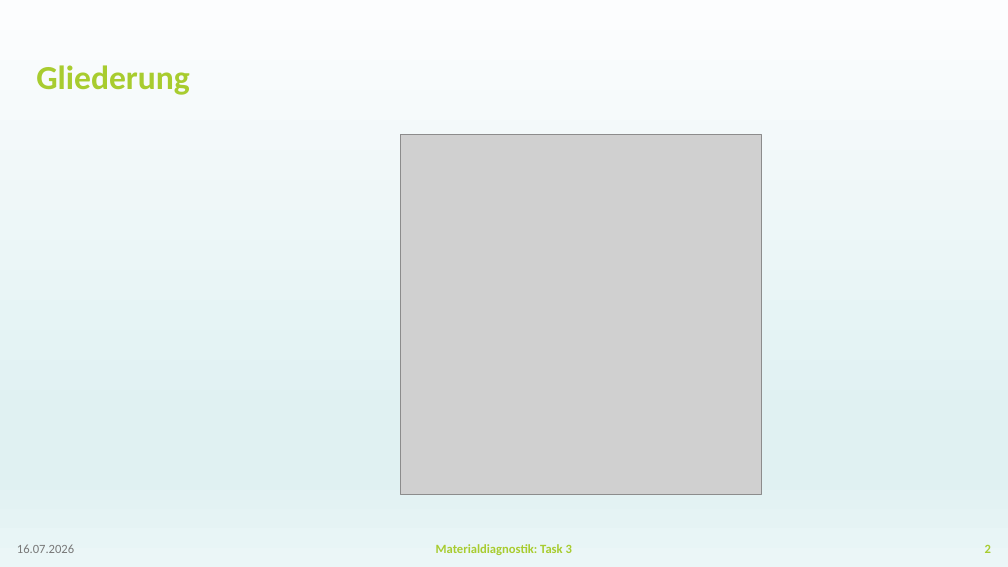
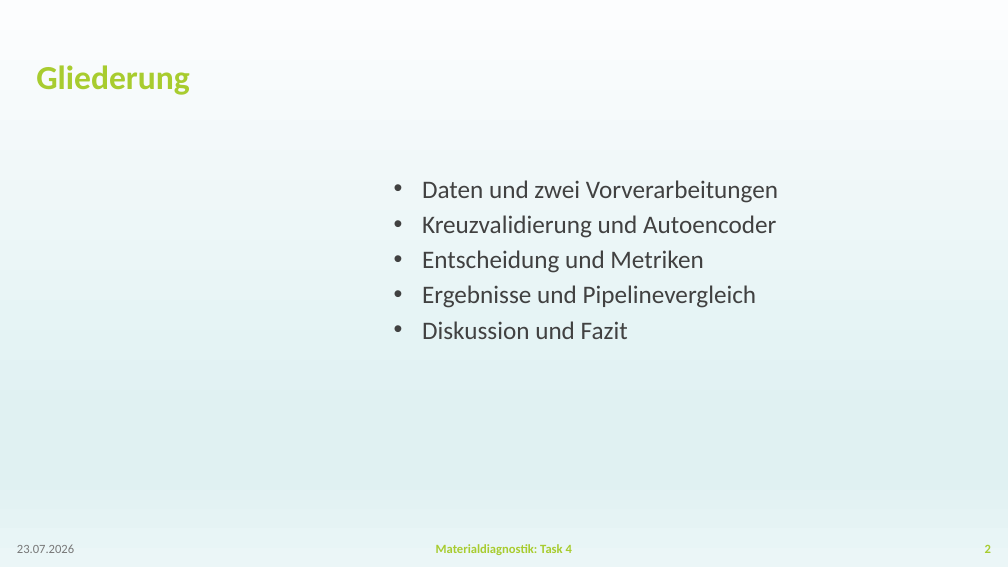
Before and after one commit to BGielczynski/AI_diagnostics, a slide deck: slide 2 of Task_4/Presentation_Task4.pptx. Drawn at 1008x567 pixels with LibreOffice and Linux fonts; fonts in the diff are those of the drawing; grey boxes stand for pictures; background and template pictures are left out. Boxes give left, top, right and bottom in pixels: in the first picture for what was removed or moved away, otherwise in the second. Text is boxed around its words. In the diff, an @@ line names an element or a change of style, - is before the commit and + after.

```diff
--- a/Task_4/Presentation_Task4.pptx
+++ b/Task_4/Presentation_Task4.pptx
@@ picture removed at bbox=[400, 135, 761, 495] @@
@@ text added at bbox=[422, 180, 778, 339], 24 pt, text #414141 @@
+• Daten und zwei Vorverarbeitungen
+• Kreuzvalidierung und Autoencoder
+• Entscheidung und Metriken
+• Ergebnisse und Pipelinevergleich
+• Diskussion und Fazit
@@ text at bbox=[17, 544, 74, 553]: text changed @@
-16.07.2026
+23.07.2026
@@ text at bbox=[436, 544, 572, 555]: text changed @@
-Materialdiagnostik: Task 3
+Materialdiagnostik: Task 4
```
Also in this commit, not shown: 17 other slides changed, 1 slide added, 1 slide removed, 3 other files.
